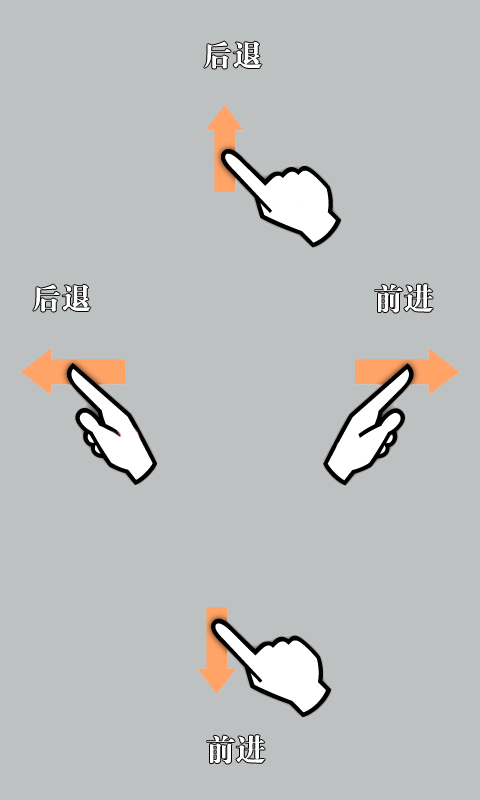
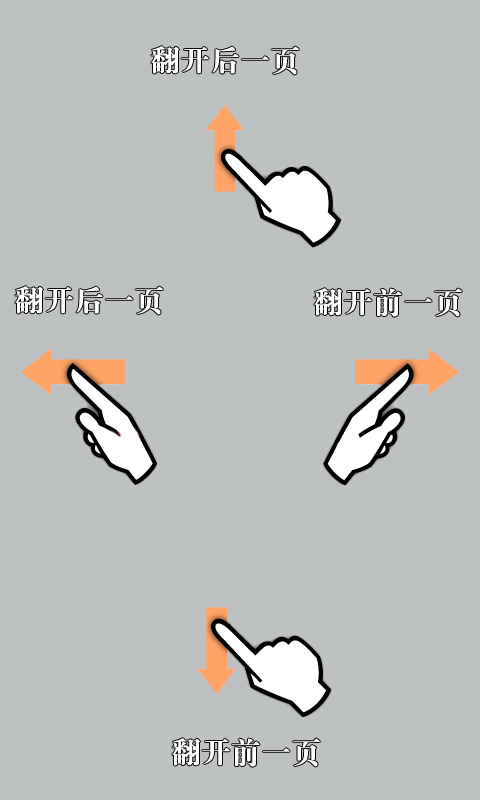
The second (480, 800) image is a revision of the first. Changes to its layers:
renamed "前进" to "翻开前一页", painted on it over bbox(314, 284, 462, 317)
renamed "后退" to "翻开后一页", painted on it over bbox(15, 284, 163, 315)
renamed "前进" to "翻开前一页", painted on it over bbox(172, 735, 320, 767)
renamed "后退" to "翻开后一页", painted on it over bbox(151, 41, 299, 75)
